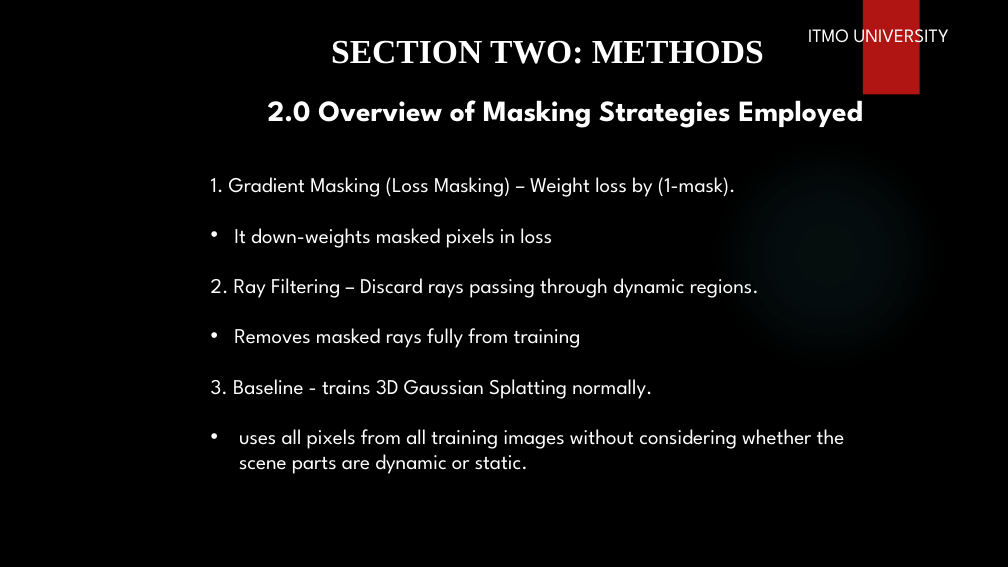
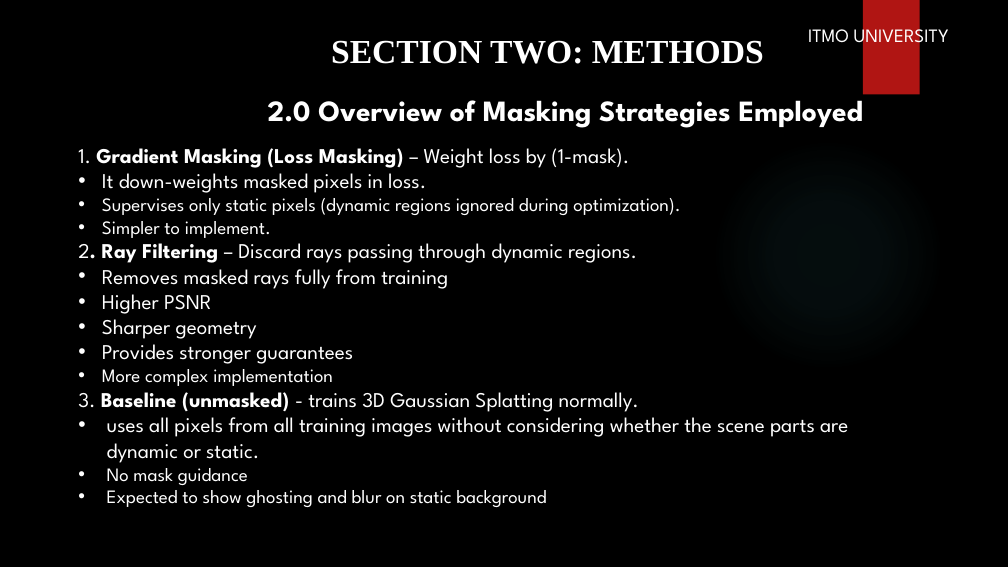
Before and after one commit to PrinssAlex/3dgs-dynamic-masking-47, a slide deck: slide 7 of 3D Gaussian Splatting via Masking Dynamic Objects.pptx. Drawn at 1008x567 pixels with LibreOffice and Linux fonts; fonts in the diff are those of the drawing; background and template pictures are left out. Boxes give left, top, right and bottom in pixels: in the first picture for what was removed or moved away, otherwise in the second. Text is boxed around its words. In the diff, an @@ line names an element or a change of style, - is before the commit and + after.

Commit message:
updated presentation.ppt

```diff
--- a/3D Gaussian Splatting via Masking Dynamic Objects.pptx
+++ b/3D Gaussian Splatting via Masking Dynamic Objects.pptx
@@ text "1. Gradient Masking (Loss Masking) ...": place and size @@
-text "1. Gradient Masking (Loss Masking) ..." at [211, 177, 845, 474]
+text "1. Gradient Masking (Loss Masking) ..." at [78, 148, 848, 507]
@@ text at [78, 148, 637, 263]: bold on in "Gradient Masking (Loss Masking)", "2. Ray Filtering" @@
@@ text at [102, 167, 680, 238]: text changed; size 20 to 18 pt @@
-• It down-weights masked pixels in loss
+• It down-weights masked pixels in loss.
+• Supervises only static pixels (dynamic regions ignored during optimization).
+• Simpler to implement.
@@ text at [78, 294, 639, 412]: text changed @@
-3. Baseline - trains 3D Gaussian Splatting normally.
+• Higher PSNR
+• Sharper geometry
+• Provides stronger guarantees
+• More complex implementation
+3. Baseline (unmasked) - trains 3D Gaussian Splatting normally.
@@ text at [107, 461, 546, 507]: paragraphs added @@
+• No mask guidance
+• Expected to show ghosting and blur on static background
```
Also in this commit, not shown: 4 other slides changed.
